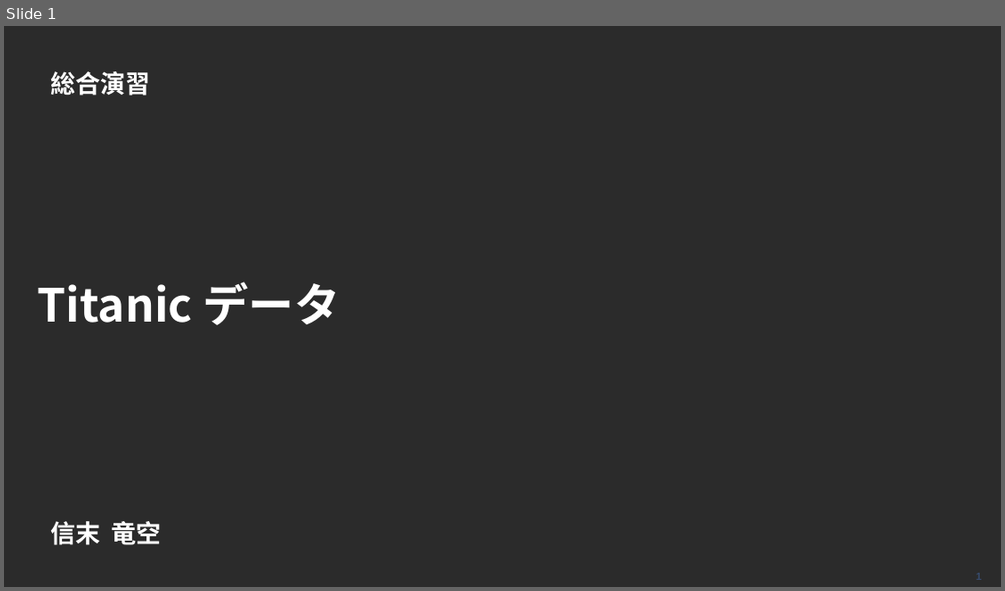
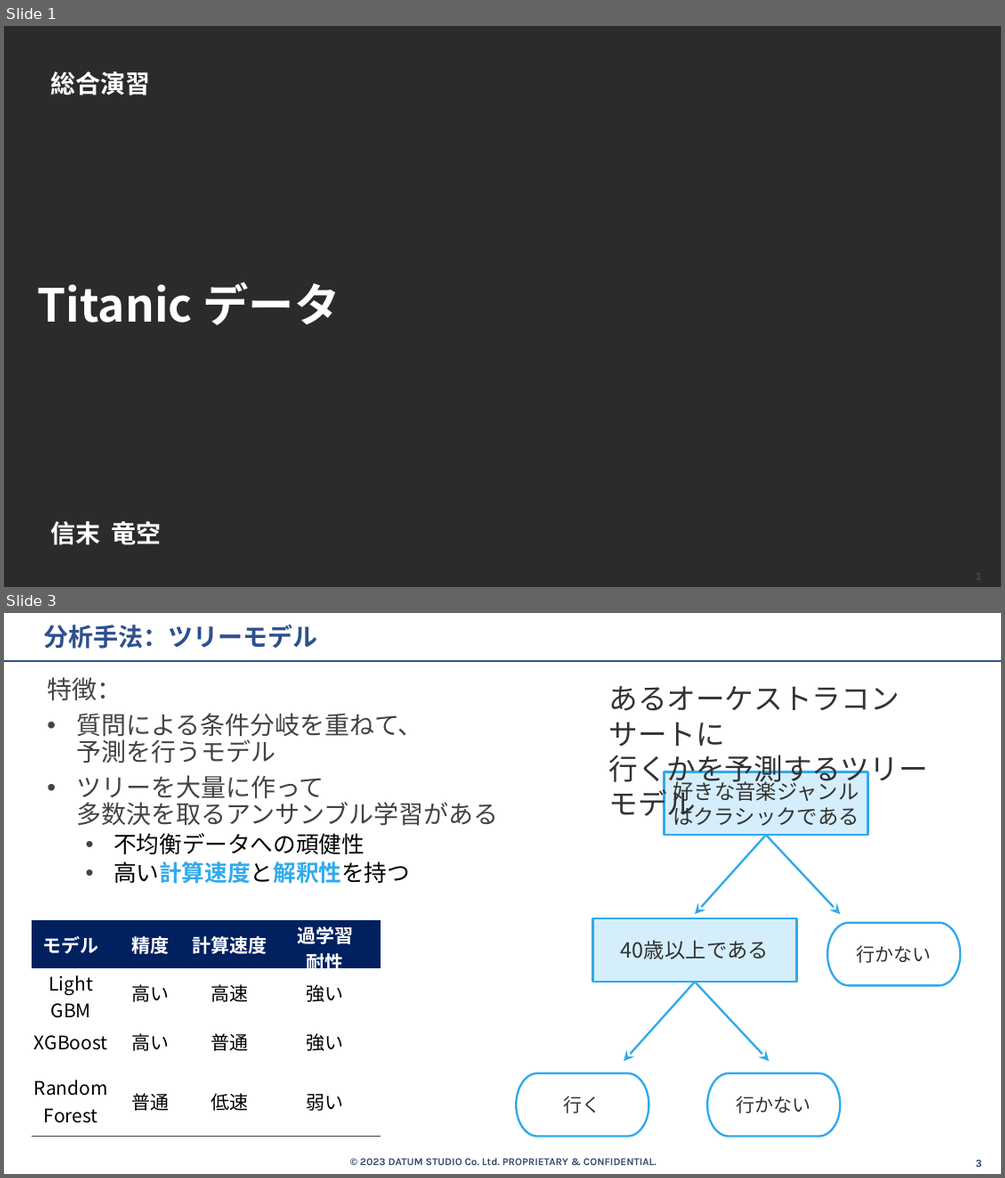
Before and after one commit to beuxor/ensyu_integrated, a slide deck: slides/NOBUSUE_Ryuku_Titanic.pptx. Shown one above the other, each under a label of ours: slide 1 before the commit, slides 1 and 3 after it; the slides between them are not shown. The pictures are 1005x591 and 1005x1178 pixels, drawn with LibreOffice and Linux fonts; fonts in the diff are those of the drawing; background and template pictures are left out; a plain dark background stands for a picture behind light text. Boxes give left, top, right and bottom in pixels: in the first picture for what was removed or moved away, otherwise in the second. Text is boxed around its words. In the diff, an @@ line names an element or a change of style, - is before the commit and + after.

```diff
--- a/slides/NOBUSUE_Ryuku_Titanic.pptx
+++ b/slides/NOBUSUE_Ryuku_Titanic.pptx
@@ slide 3 added at [4, 613, 1001, 1174], background #FFFFFF; not listed: 1 template element that a slide beside it also shows @@
@@ title added at [43, 625, 317, 649], 24 pt, text #2D508F, bold @@
+分析手法：ツリーモデル
@@ line added from (4, 661) to (1001, 661), #2D508F 1 pt @@
@@ text added at [47, 677, 498, 884], 24 pt, text #434343 @@
+特徴：
+• 質問による条件分岐を重ねて、
+  予測を行うモデル
+• ツリーを大量に作って
+  多数決を取るアンサンブル学習がある
+  • 不均衡データへの頑健性
+  • 高い計算速度と解釈性を持つ
@@ text added at [609, 686, 928, 822], 28 pt, text #323232 @@
+あるオーケストラコンサートに
+行くかを予測するツリーモデル
@@ table added at [32, 920, 380, 1136], 4 rows, 4 columns @@
+モデル | 精度 | 計算速度 | 過学習 / 耐性
+Light / GBM | 高い | 高速 | 強い
+XGBoost | 高い | 普通 | 強い
+Random / Forest | 普通 | 低速 | 弱い
@@ group added at [517, 771, 961, 1135]: 4 arrows, 3 pill shapes, 2 rectangles @@
+好きな音楽ジャンルはクラシックである
+40歳以上である
+行く
+行かない
+行かない
@@ text added at [360, 1158, 656, 1165], 10 pt, text #374B6D, bold @@
+© 2023 DATUM STUDIO Co. Ltd. PROPRIETARY & CONFIDENTIAL.
```
Also in this commit, not shown: 3 slides changed, 19 other slides added, 12 slides removed, 4 other files.
